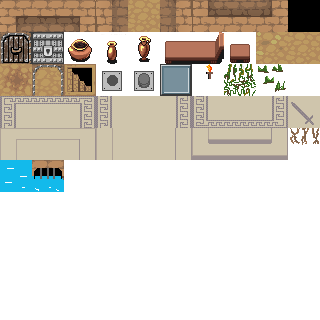
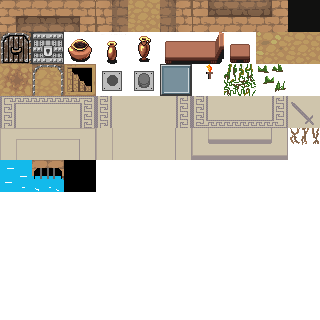
Before/after of a 320×320 layered artwork. What changed in the layer stack:
painted on "greece.png" over <box>64,0,320,192</box>
